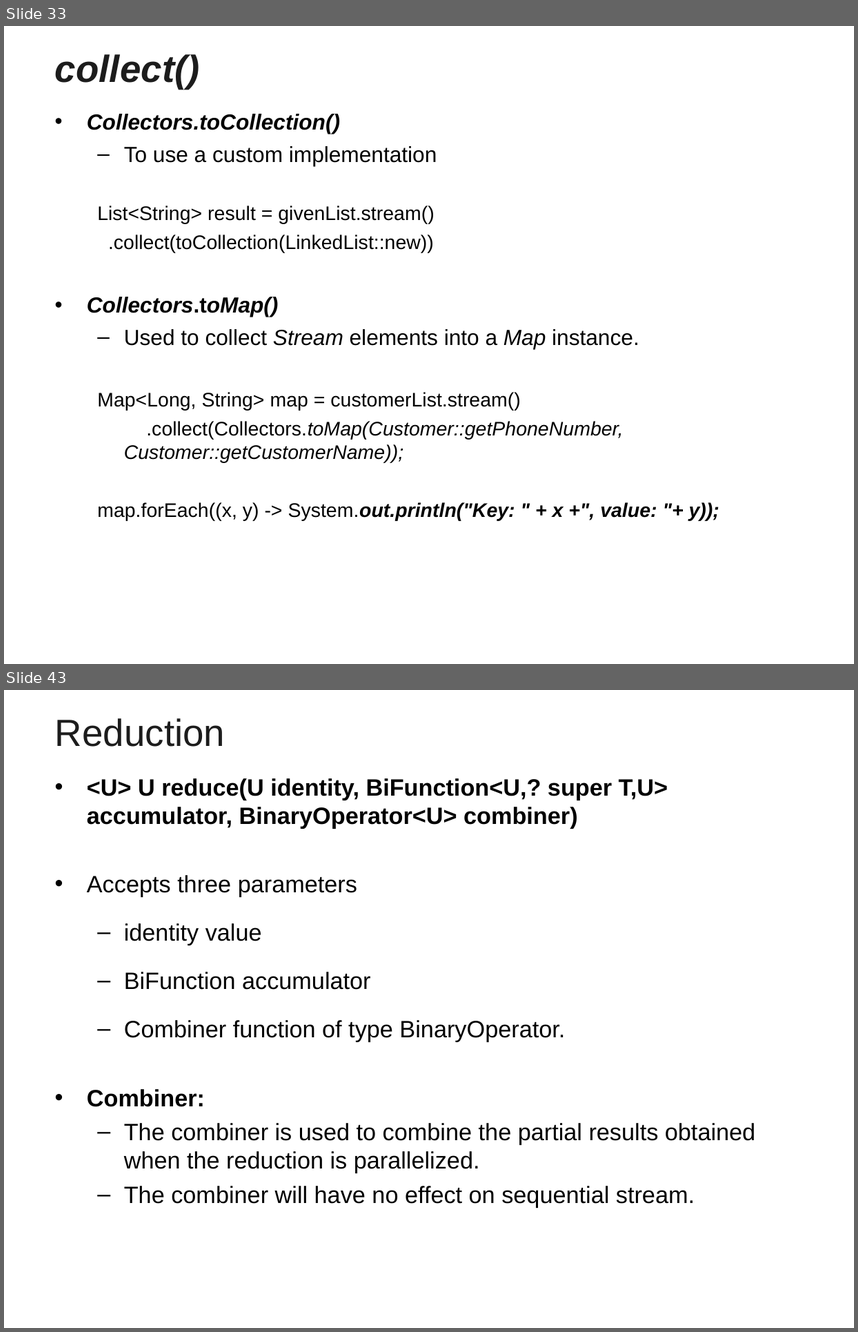
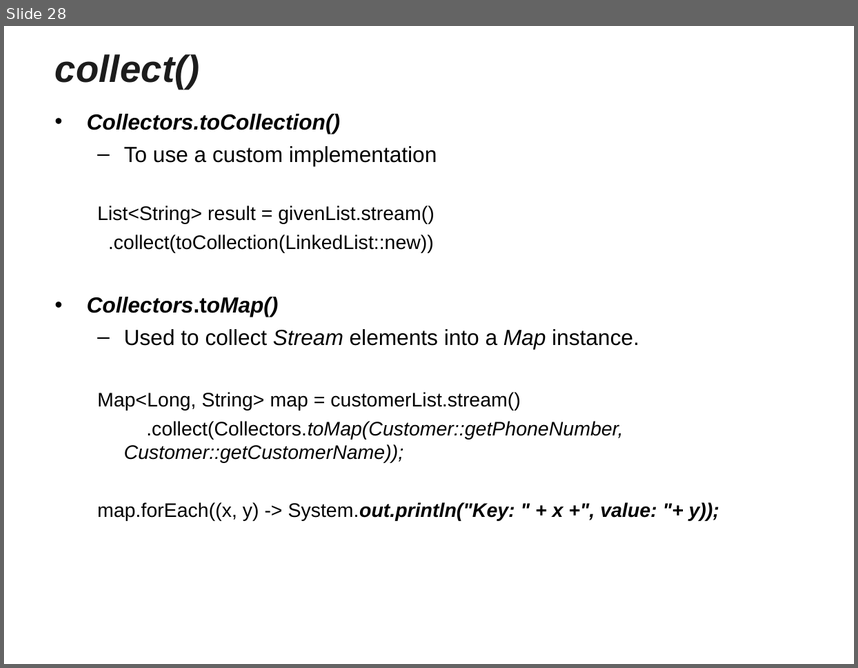
Before and after one commit to vatsanTraining/corejava, a slide deck: Streams_centuryLink.ppt. Shown one above the other, each under a label of ours: slides 33 and 43 before the commit, slide 28 after it; the slides between them are not shown. The pictures are 858x1332 and 858x668 pixels, drawn with LibreOffice and Linux fonts; fonts in the diff are those of the drawing; background and template pictures are left out. Boxes give left, top, right and bottom in pixels: in the first picture for what was removed or moved away, otherwise in the second. Text is boxed around its words. In the diff, an @@ line names an element or a change of style, - is before the commit and + after.

```diff
--- a/Streams_centuryLink.ppt
+++ b/Streams_centuryLink.ppt
@@ slide 43 removed at (x1=4, y1=690, x2=854, y2=1328), background picture (left out) @@
@@ title removed at (x1=55, y1=718, x2=225, y2=747) @@
-Reduction
@@ text removed at (x1=87, y1=778, x2=755, y2=1207) @@
-• <U> U reduce(U identity, BiFunction<U,? super T,U> accumulator, BinaryOperator<U> combiner)
-• Accepts three parameters
-  – identity value
-  – BiFunction accumulator
-  – Combiner function of type BinaryOperator.
-• Combiner:
-  – The combiner is used to combine the partial results obtained when the reduction is parallelized.
-  – The combiner will have no effect on sequential stream.
@@ what was slide 33 is now slide 28 @@
```
Also in this commit, not shown: 17 other slides removed.
